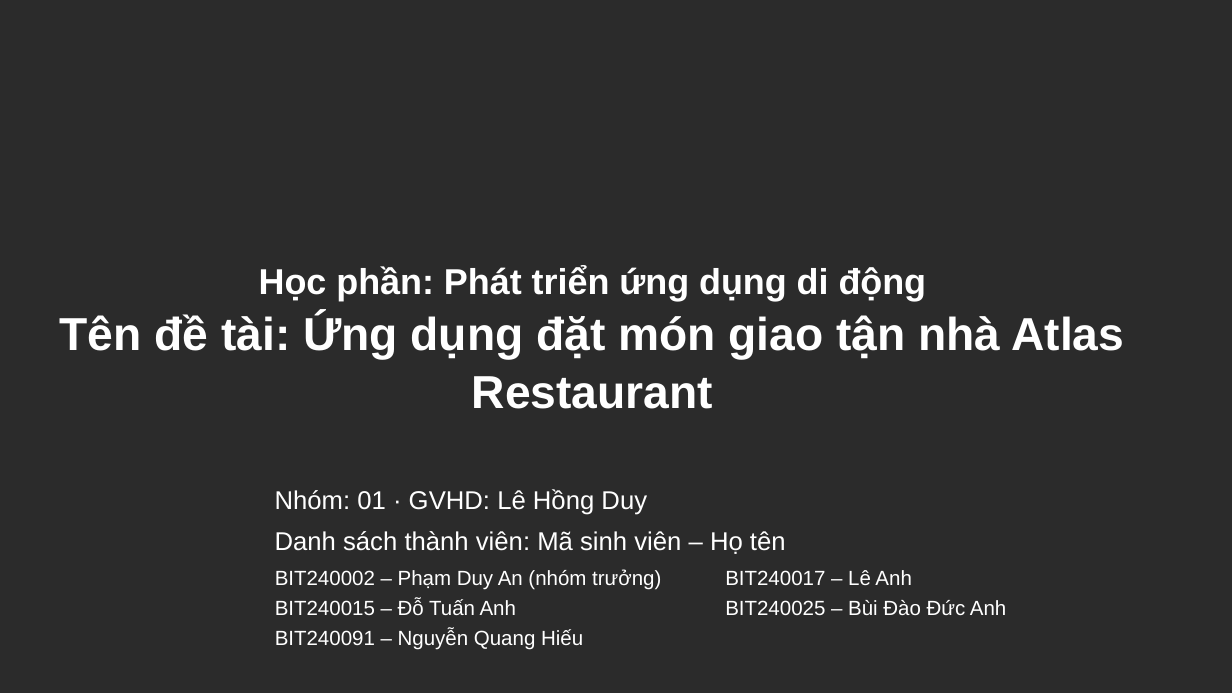
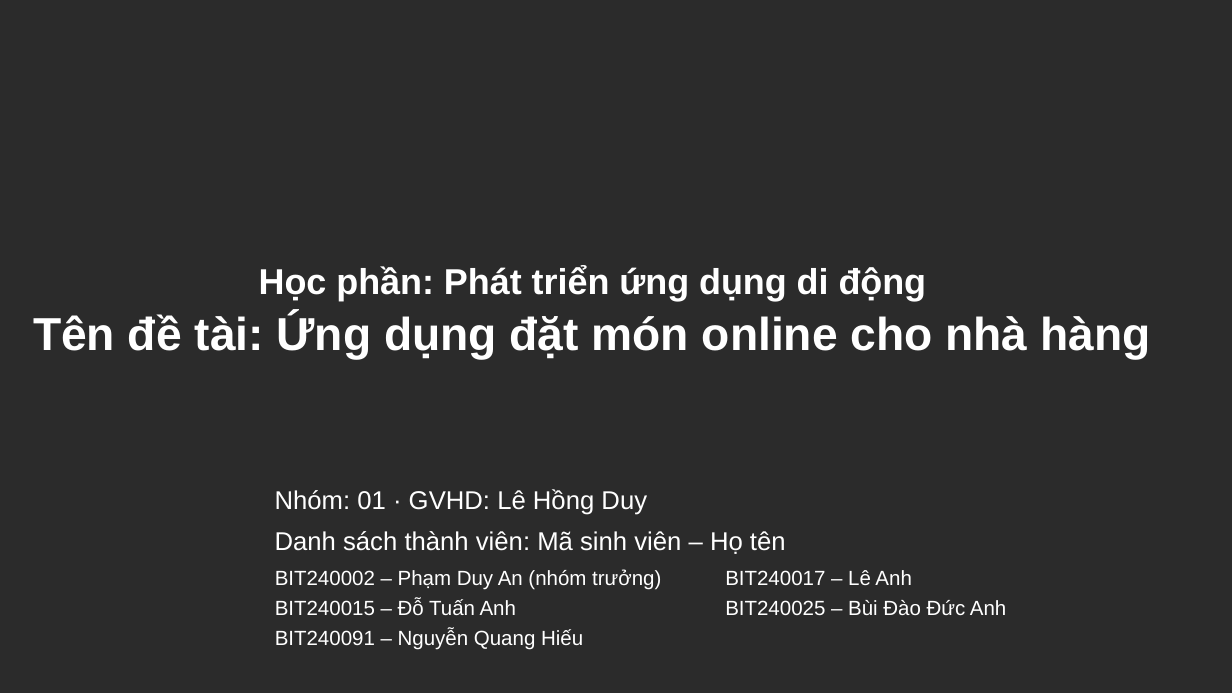
Before and after one commit to Anpham120/restaurant-ordering-mobile, a slide deck: slide 1 of docs/Slide_PTUDDD_AtlasRestaurant.pptx. Drawn at 1232x693 pixels with LibreOffice and Linux fonts; fonts in the diff are those of the drawing; background and template pictures are left out; a plain dark background stands for a picture behind light text. Boxes give left, top, right and bottom in pixels: in the first picture for what was removed or moved away, otherwise in the second. Text is boxed around its words. In the diff, an @@ line names an element or a change of style, - is before the commit and + after.

```diff
--- a/docs/Slide_PTUDDD_AtlasRestaurant.pptx
+++ b/docs/Slide_PTUDDD_AtlasRestaurant.pptx
@@ title at (33, 266, 1150, 359): text changed @@
-Học phần: Phát triển ứng dụng di động
-Tên đề tài: Ứng dụng đặt món giao tận nhà Atlas Restaurant
+Học phần: Phát triển ứng dụng di động
+Tên đề tài: Ứng dụng đặt món online cho nhà hàng
```
Also in this commit, not shown: 3 other files.
